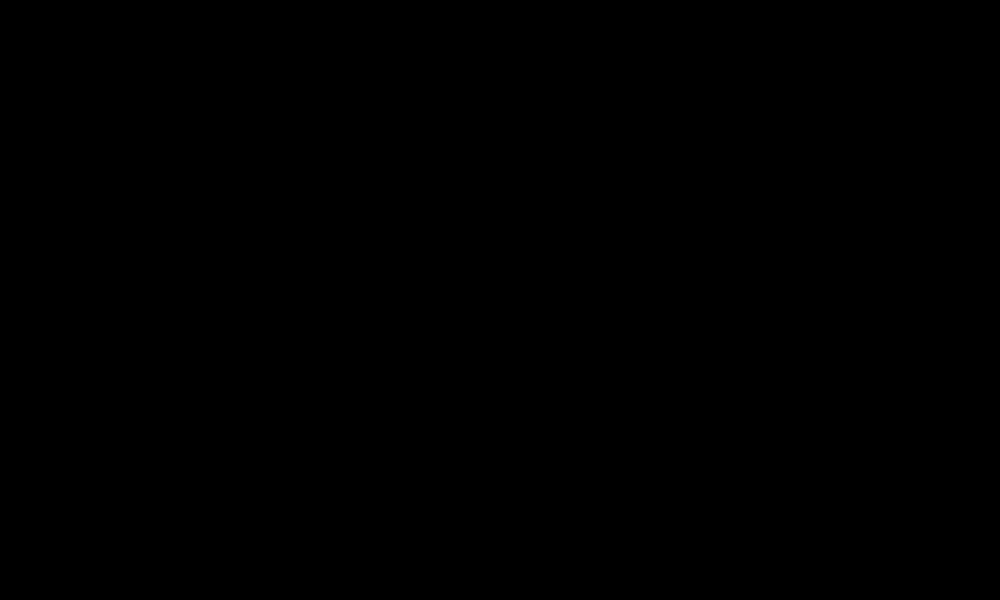
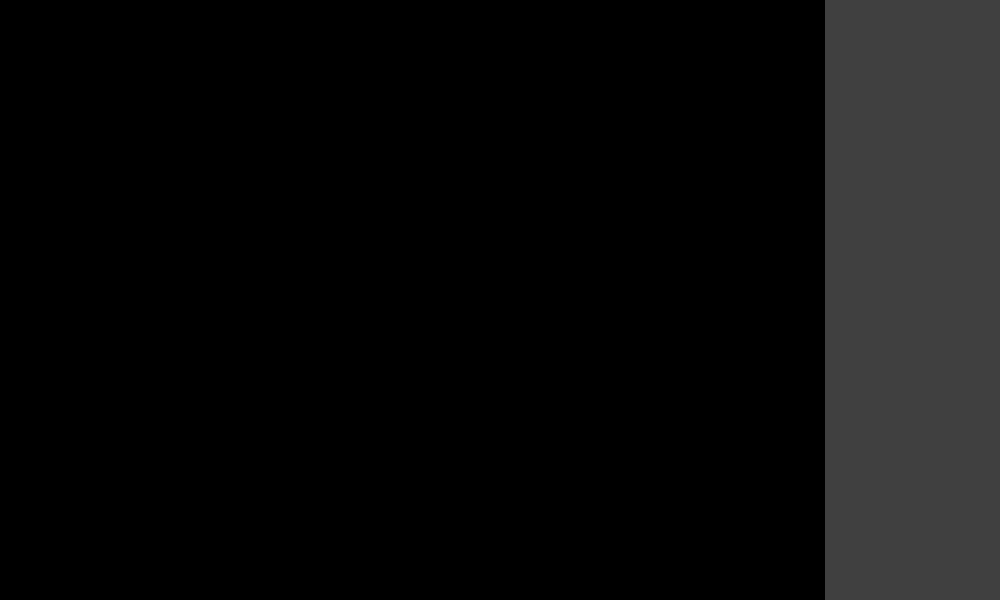
The second 1000px x 600px image is a revision of the first. Changes to its layers:
painted on "Background" over [825, 0, 1000, 600]
